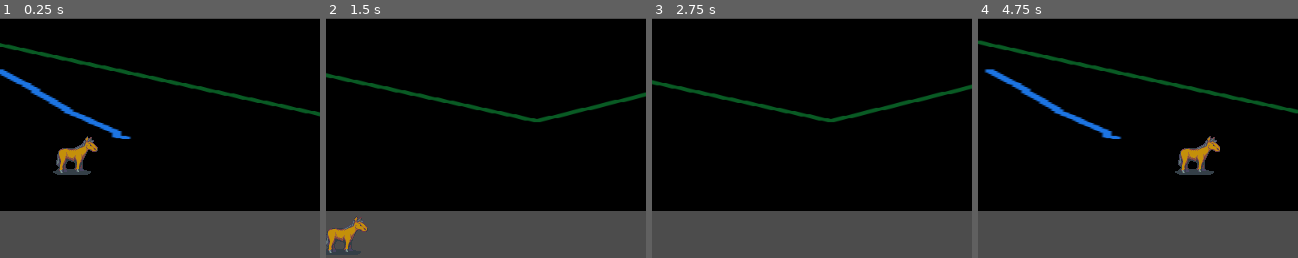
Above: before the commit, frames 1-4 (left to right).
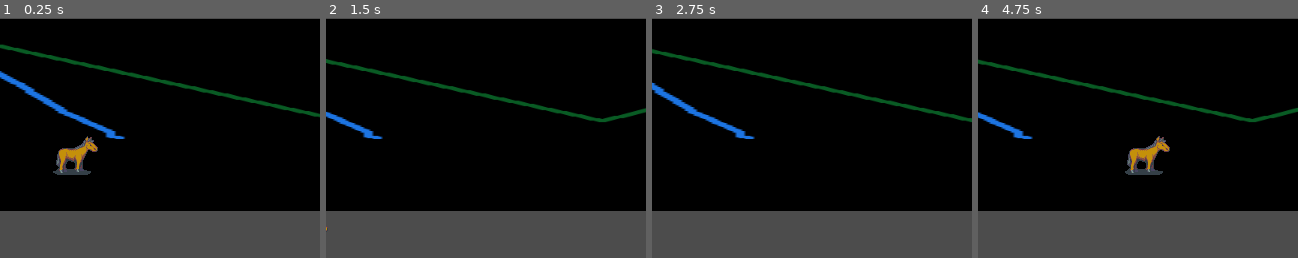
Above: after the commit, the same moments.

Repository: discolingua/centaur
Game: Godot game, scene res://scenes/GameWorld.tscn
The game is run twice, just before and just after one commit, with the same random seed, the same clock (stepped at 60 frames per second) and the same inputs.
Inputs:
- Up to frame 1 (0.25 s): no input
- Up to frame 2 (1.5 s): tap Enter (ui_accept) at 0.5, 0.6, 0.77, 1.07, 1.35 s; hold Right (ui_right) 0.53-1.28 s; hold Down (ui_down) from 1.28 s (still down)
- Up to frame 3 (2.75 s): tap Enter (ui_accept) at 1.52, 1.82, 2.1 s; release Down (ui_down) at 2.03 s; hold Right (ui_right) from 2.03 s (still down)
- Up to frame 4 (4.75 s): release Right (ui_right) at 2.78 s; hold Up (ui_up) 2.78-3.53 s; tap Enter (ui_accept) at 2.85, 3.02, 3.32, 3.6, 3.77, 4.07, 4.35, 4.52 s; hold Left (ui_left) from 3.53 s (still down)

The runs differ from the first frame. In frame 1, 3.0% of the frame differs, in the area x 0-100%, y 10-51%; in frame 2, 4.7%; in frame 3, 4.5%; in frame 4, 7.7%, in the area x 0-100%, y 9-66%.

Commit message:
forward scrolling

Diff:
--- a/scripts/Player.gd
+++ b/scripts/Player.gd
@@ -6,12 +6,22 @@
 enum STATES {IDLE, WALKING, POWERING, ATTACKING}
 
 
-const ACCELERATION = 300
+const ACCELERATION = 30
 const MAX_SPEED = 400
 const FRICTION = .1
 
+# camera offsets for front and back lanes
+const FORWARD_LANE = 180
+const BACK_LANE = -10
+
+
+# main state variable
 var state : int = STATES.IDLE
+
+# lane toggle
 var isFront : bool = false
+
+var forwardSpeed : float = 1
 
 # store most recent non-zero movement input for setting attack direction
 var velocity : Vector2 = Vector2.ZERO
@@ -33,6 +43,8 @@
 	match state:
 		STATES.IDLE: idle(delta)
 		STATES.WALKING: walking(delta)
+	self.position.x += forwardSpeed
+	cameraNode.position.x += forwardSpeed
 
 
 
@@ -40,10 +52,10 @@
 	# change lane
 	if isFront:
 		isFront = false
-		cameraNode.offset.x = -60
+		cameraNode.offset.x = BACK_LANE
 	else:
 		isFront = true
-		cameraNode.offset.x = 140
+		cameraNode.offset.x = FORWARD_LANE
 
 
 func readButtons() -> void:
@@ -66,12 +78,13 @@
 	var _i = readMovement()
 	readButtons()
 	if _i != Vector2.ZERO:
+		var _nv : Vector2 = Vector2(0, _i.y)
 		lastVelocity = _i
-		velocity = move_and_slide(_i * MAX_SPEED)
+		velocity = move_and_slide(_nv * MAX_SPEED)
 		cameraNode.position.x = self.position.x
 
 	else:
-		velocity = velocity.move_toward(Vector2.ZERO, FRICTION * delta)
+		velocity = velocity.move_toward(Vector2(ACCELERATION, 0), FRICTION * delta)
 		state = STATES.IDLE
 
 
@@ -81,4 +94,4 @@
 	if _i != Vector2.ZERO:
 		state = STATES.WALKING
 	else:
-		velocity = velocity.move_toward(Vector2.ZERO, FRICTION * delta)
+		velocity = velocity.move_toward(Vector2(ACCELERATION, 0), FRICTION * delta)
Not shown, changed: .mono/metadata/ide_messaging_meta.txt
